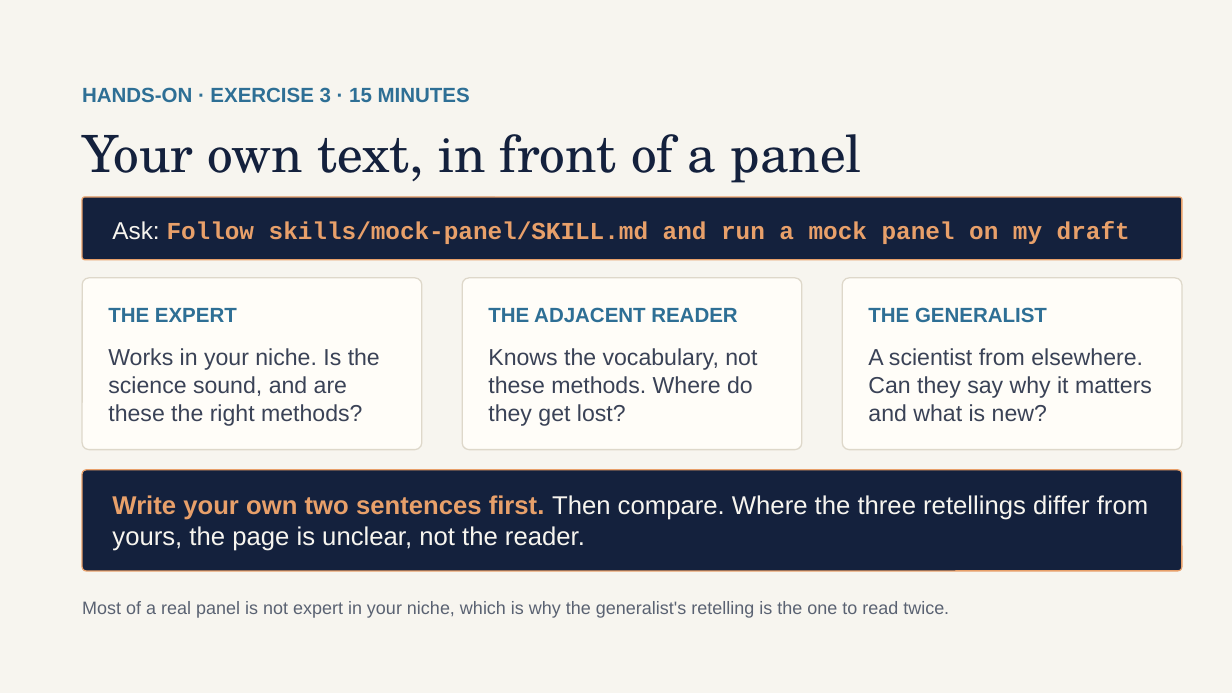
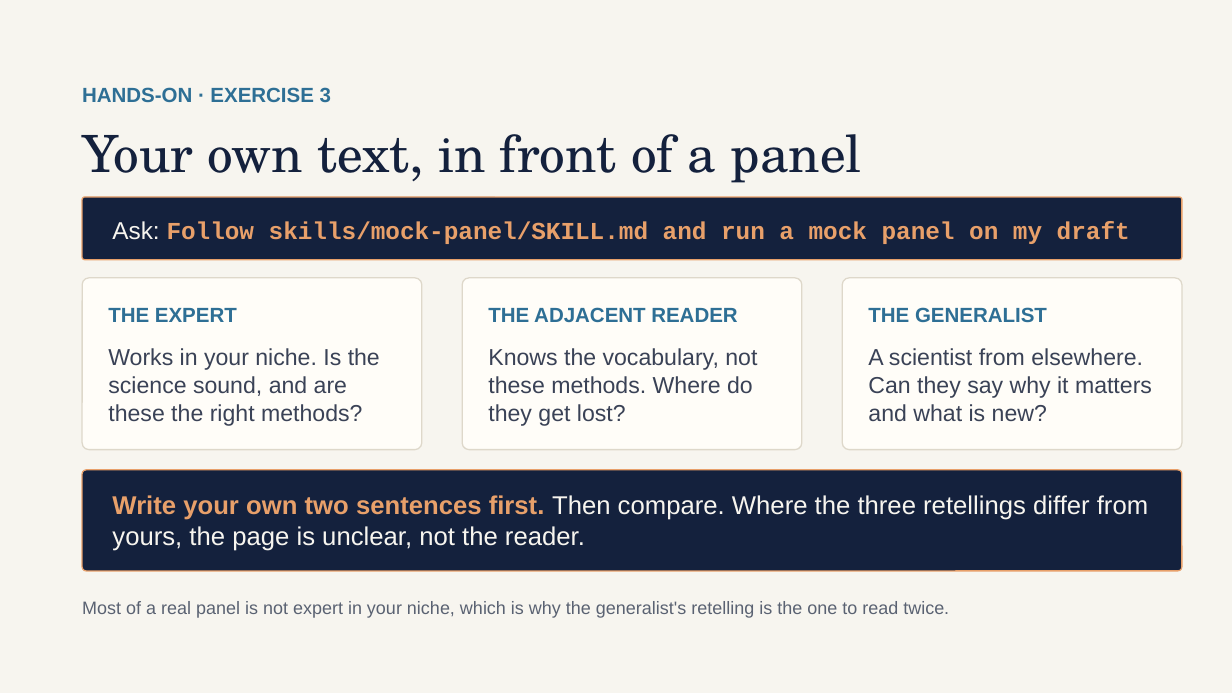
Before and after one commit to scripps-ai-enablement/ai-for-grant-writing, a slide deck: slide 32 of version 1/Using AI for Grant Writing v1.pptx (slide 33 before the commit). Drawn at 1232x693 pixels with LibreOffice and Linux fonts; fonts in the diff are those of the drawing. Boxes give left, top, right and bottom in pixels: in the first picture for what was removed or moved away, otherwise in the second. Text is boxed around its words. In the diff, an @@ line names an element or a change of style, - is before the commit and + after.

```diff
--- a/version 1/Using AI for Grant Writing v1.pptx
+++ b/version 1/Using AI for Grant Writing v1.pptx
@@ text at bbox=[82, 87, 331, 103]: text changed @@
-HANDS-ON · EXERCISE 3 · 15 MINUTES
+HANDS-ON · EXERCISE 3
```
Also in this commit, not shown: 12 other slides changed, 3 slides added, 1 slide removed.
